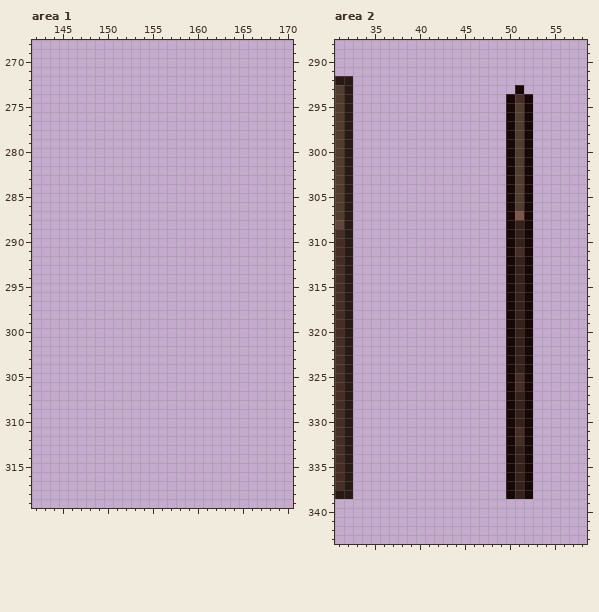
Two versions of one pixel-art file, asset/door.ase. The picture above was drawn from the file before the commit.
249x394 pixels, 1 frame. Colours within 5 levels of each other are drawn and written as one. Shown: area 1: x 142..170, y 268..319; area 2: x 31..58, y 288..343.
Now the later version:
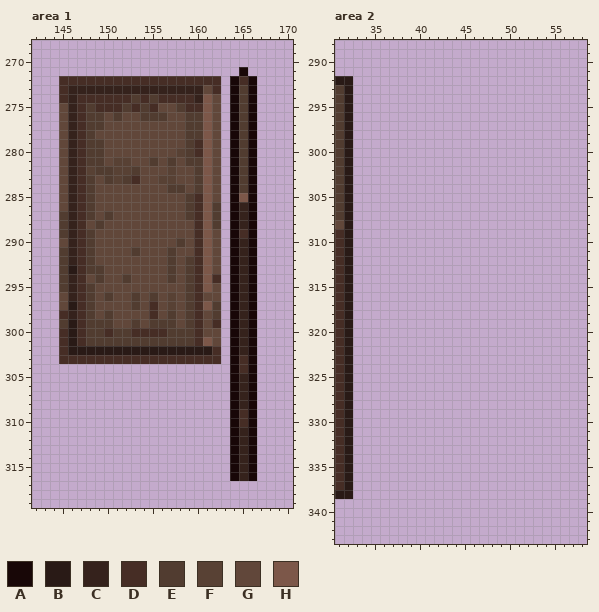
Palette (. is transparent): A #180707  B #291a16  C #35221c  D #462d25  E #513c30  F #584134  G #61473a  H #7c5749
The author wrote: 素材：图片调整
The edit:
Changed rows in their new state; - is an unchanged pixel.
Area 1:
first column x 145:
271 --------------------A-
272 DDDDDDDDDDDDDDDDDD-ADA
273 DCCCCCCCCCCCCCCCGD-AEA
274 DCDDDDDDEDEDDDDCHG-AEA
275 GCDEDDDEDEDGGEDDHG-AEA
276 GCDEEGEGGEEEGGEEHG-AEA
277 GCDEEGGGGGGGGGEEHG-AEA
278 GCDEGGGGGGGGGGEEHG-AEA
279 GCDEEGGGGGGGGGEDHG-AEA
280 GCDEEGGGGGGGGFEDHG-AEA
281 GCDEEGFFGGEGEGEEHG-AEA
282 GCDFEEFFEGGGFGGEHG-AEA
283 GCDEGEFEDGGFFGGEHG-AEA
284 GCDEGGGGGGGGEEGEHG-AEA
285 GCDEGGGGGGGGGGEDHG-AHA
286 GCDEGGGGGGGGGGEDHE-ACA
287 ECDEGEGGGGGGGGEDHE-ACA
288 ECDGEGGGGGGGGGGDHE-ACA
289 ECDEGGGGGGGGGGGDHG-ADA
290 GCDEGGGGGGGGGEGDHG-ACA
291 ECDEGGGGEGGGEGGDHG-ACA
292 ECDEGGGGGGGGEGEDHG-ACA
293 EBDEEGGGGGGGEGEDHG-ACA
294 ECDGEGGEGGGGEGEDHD-ACA
295 ECDEGGGGGGGGGGEDHG-ACA
296 GCDEGEGGEGEGFGEDGG-ACA
297 GBDEGGGGEGDGFGEDHE-ACA
298 DCDEGEGGGGDGEGEDGE-ACA
299 EBDEEEGGEGEEEGEDGD-ACA
300 DBDEEDEEDDDDEEEDGG-ACA
301 DBDEEEEEEEEEEEEDHG-ACA
302 DBBBBBBBBBBBBBBBBD-ACA
303 DDDDDDDDDDDDDDDDDD-ADA
304 -------------------ADA
305 -------------------ACA
306 -------------------ACA
307 -------------------ACA
308 -------------------ACA
309 -------------------ADA
310 -------------------ADA
311 -------------------ACA
312 -------------------ACA
313 -------------------ACA
314 -------------------ACA
315 -------------------ACA
316 -------------------ACA
Area 2:
first column x 50:
293 -.-
294 ...
295 ...
296 ...
297 ...
298 ...
299 ...
300 ...
301 ...
302 ...
303 ...
304 ...
305 ...
306 ...
307 ...
308 ...
309 ...
310 ...
311 ...
312 ...
313 ...
314 ...
315 ...
316 ...
317 ...
318 ...
319 ...
320 ...
321 ...
322 ...
323 ...
324 ...
325 ...
326 ...
327 ...
328 ...
329 ...
330 ...
331 ...
332 ...
333 ...
334 ...
335 ...
336 ...
337 ...
338 ...
Where, in picture pixels (left, top, right, bottom), the same in both pictures:
added: (59, 67, 257, 481)
erased: (506, 85, 533, 499)
